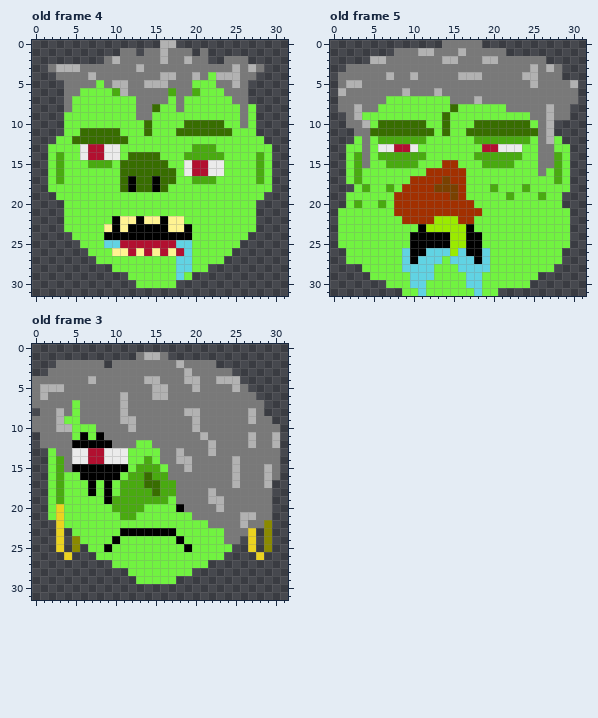
Edited in one commit: pixel-art file (PracticeTower/Assets/Art/Sprites/Worker.ase). The picture above is the old version.
32x32 pixels, 5 frames. Colours within 5 levels of each other are drawn and written as one. Shown: old frame 4, old frame 5, old frame 3.
And afterwards:
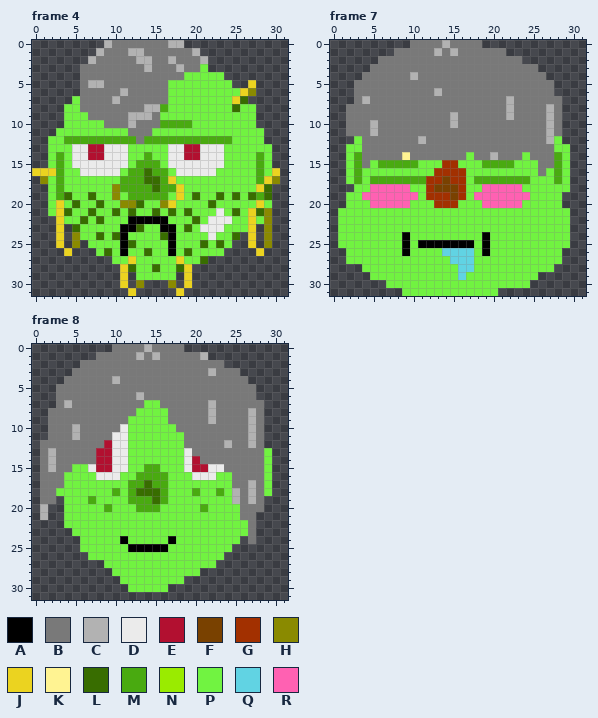
Palette (. is transparent): A #000000  B #797979  C #b2b2b2  D #ebebeb  E #b21030  F #794100  G #a23000  H #8a8a00  J #ebd320  K #fff392  L #386d00  M #49aa10  N #9aeb00  P #71f341  Q #61d3e3  R #ff61b2
A new or re-ordered frame is compared with the old frame closest to it.
The edit:
frames 5 -> 8
Frame 4 is new; against old frame 4:
y 0: x 9..16 .......C -> CBBBBBBB; x 18 . -> C
y 1: x 8..10 ... -> CBB; x 12..13 B. -> CC; x 16 C -> B; x 20..21 .B -> C.
y 2: x 7..8 .. -> CB; x 10 C -> B; x 13..14 BB -> CC; x 16..17 CB -> BC; x 19 C -> B; x 21 B -> C; x 24..26 BBB -> ...
y 3: x 2..5 BCCC -> ....; x 13..14 CB -> BC; x 18 B -> C; x 21..28 BBBBCBCB -> P.......
y 4: x 3..5 BBB -> ...; x 7 C -> B; x 16..17 CC -> BB; x 19..21 BCB -> PPP; x 23..27 CCCBB -> P....
y 5: x 4..5 BB -> ..; x 7..8 BP -> CC; x 10..11 CC -> BB; x 14..19 CCCBBB -> BBBPPP; x 23..27 BBCB. -> PP..J
y 6: x 4..10 BBPPPPM -> ..BBBBB; x 17..20 MBBM -> PPPP; x 24..27 BBB. -> PPJH
y 7: x 4 B -> .; x 6..12 PPPPPPP -> BBBBCBB; x 18 B -> P; x 25..26 BB -> JL
y 8: x 4 B -> P; x 6..12 PPPPPPP -> BBBBBBB; x 14..16 BLP -> CCM; x 18 B -> P; x 25..26 PB -> LP
y 9: x 7..15 PPPPPPBBP -> BBBBBCCCB; x 26 B -> P
y 10: x 9..23 PPPPPLPPPPLLLLL -> BBBCBBBMMMMPPPP; x 26 B -> P
y 11: x 3 . -> P; x 6..10 LLLLL -> PPPPP; x 12..14 PPL -> BBB; x 18..24 LLLLLLL -> PPPPPPP; x 28 . -> P
y 12: x 2 . -> P; x 4..24 PLLLLLLLPPPPPPPPPPPPP -> MMMMMMMMMBMMMMMMMMMMM
y 13: x 5 P -> D; x 11 P -> D; x 17..23 PPPMMMP -> DDEEDDD
y 14: x 5 P -> D; x 11..15 PLLLL -> DPPMP; x 17..23 PPMMMMM -> DDEEDDD
y 15: x 5..18 PPMMMPLLLLLLPP -> DDDDDDDPMMMPDD; x 20..21 EE -> DD
y 16: x 0..2 ..P -> JJJ; x 6..13 PPPPPLLL -> DDDDDPMM; x 15..18 LLLP -> MMPD; x 20..21 EE -> DD; x 23 D -> P; x 30 . -> J
y 17: x 1 . -> H; x 11..13 LAL -> MMM; x 15..17 ALL -> LMJ; x 20..22 MMM -> PPP; x 29..30 P. -> JH
y 18: x 3 P -> M; x 10..18 PLALLALPP -> HMMMMLMMJ; x 28..29 PP -> JL
y 19: x 2..4 .PP -> PML; x 7 P -> L; x 10 P -> H; x 12..16 PPPPP -> MMMMM; x 18 P -> J; x 20 P -> L; x 23 P -> L; x 25 P -> L; x 27..29 PP. -> LML
y 20: x 2..3 .. -> PJ; x 5 P -> L; x 8 P -> L; x 11..13 PPP -> HHL; x 16..17 PP -> HJ; x 22 P -> L; x 28..29 .. -> JP
y 21: x 2..4 ..P -> PJL; x 7 P -> L; x 10 P -> L; x 12 P -> L; x 15 P -> L; x 17 P -> L; x 19 P -> L; x 23 P -> D; x 25 P -> L; x 27..29 P.. -> JLH
y 22: x 3 . -> J; x 6 P -> L; x 8 P -> L; x 10..12 AKK -> PPA; x 14..15 KK -> AA; x 17..18 KK -> PP; x 20 P -> L; x 22..24 PPP -> DDD; x 27..29 P.. -> JPH
y 23: x 3..5 .PP -> J.L; x 9..11 KAK -> PPA; x 13..15 AAA -> LPP; x 17..19 KKA -> APL; x 21..23 PPP -> DDD; x 27 P -> J; x 29 . -> H
y 24: x 3 . -> J; x 5 P -> H; x 8..10 PAA -> LPL; x 12..16 AAAAA -> PPPPL; x 18..19 AA -> PP; x 22 P -> D; x 25..27 PP. -> L.J; x 29 . -> H
y 25: x 3 . -> J; x 5..6 .P -> H.; x 9..19 QQEEEEEEEQQ -> PPALPPPPAPP; x 21 P -> L; x 23 P -> L; x 25 P -> .; x 27 . -> J; x 29 . -> H
y 26: x 4 . -> J; x 7 P -> .; x 9..19 PKKEKEKEKEQ -> LPAPPLPPAPL; x 24 P -> .; x 28 . -> J
y 27: x 8..9 PP -> ..; x 12 P -> J; x 18..19 QQ -> JP; x 21..23 PPP -> L..
y 28: x 10..12 PPP -> .JL; x 15 P -> L; x 18..21 QQPP -> LJ..
y 29: x 11..12 .P -> J.; x 18..19 QP -> .J
y 30: x 11 . -> J; x 13..17 PPPPP -> H...H; x 19 . -> J
y 31: x 12 . -> J; x 18 . -> J
Frame 7 is new; against old frame 5:
y 0: x 10..14 ....B -> BBBBC
y 1: x 11..13 CCB -> BBC; x 15..16 BC -> CB
y 2: x 5..6 CC -> .B; x 14..15 CC -> BB; x 19..20 CC -> BB; x 24..26 BBB -> ...
y 3: x 2..4 BBB -> ...; x 25..28 CBCB -> B...
y 4: x 1..3 BBB -> ...; x 7 C -> B; x 16..18 CCC -> BBB; x 24..25 CC -> BB; x 27..28 BB -> ..
y 5: x 1..3 BCC -> ..B; x 25 C -> B; x 28..30 BBC -> ...
y 6: x 1..2 CB -> ..; x 9 C -> B; x 28..30 BBB -> ...
y 7: x 1..2 BB -> ..; x 4 B -> C; x 7..14 PPPPPPPP -> BBBBBBBB; x 18 C -> B; x 22 B -> C; x 29..30 BB -> ..
y 8: x 1 B -> .; x 3 C -> B; x 6..22 PPPPPPPPPLPPPPPPB -> BBBBBBBBBBBBBBBBC; x 29 B -> .
y 9: x 3..24 CPPPPPPPPPPLPPPPPPPPPP -> BBBBBBBBBBBBCBBBBBBCBB; x 29 B -> .
y 10: x 4..25 CPLLLLLLPPLPPPLLLLLLLP -> BCBBBBBBBBBCBBBBBBBBBB; x 28 . -> B
y 11: x 2 . -> B; x 5..25 LLLLLLLLPLPPLLLLLLLLL -> CBBBBBBBBBBBBBBBBBBBB; x 28 . -> B
y 12: x 5..25 PMMMMMMPPPPPPMMMMMMMP -> BBBBBBCBBBBBBBBBBBBBB
y 13: x 5..25 PDDEEDPPPPPPPPEEDDDPP -> BBBBBBBBBBBBBBBBBBBBB
y 14: x 5..16 PMMMMMMPPPPP -> BBBBKBBBBBBB; x 18..23 MMMMMM -> BBCBBB; x 25 P -> B
y 15: x 6 P -> M
y 16: x 12 G -> P
y 17: x 5..11 PPPPPGG -> MMMMMMM; x 18..24 PPPPPPP -> MMMMMMM
y 18: x 4..11 MPPMPGGG -> PRRRRRPP; x 19..24 PMPPPM -> RRRRRP
y 19: x 4..11 PPPPGGGG -> RRRRRRRP; x 18..24 PPPPMPP -> RRRRRRR; x 26 M -> P
y 20: x 3 M -> P; x 5..12 PMPGGGGG -> RRRRRPPP; x 16..17 GG -> PP; x 19..23 PPPPP -> RRRRR
y 21: x 8..18 GGGGGGGGGGG -> PPPPPPPPPPP
y 22: x 9..17 GGGGNNNGG -> PPPPPPPPP
y 23: x 11..17 ANNNNNA -> PPPPPPP
y 24: x 9..19 PAAAAANNAAP -> APPPPPPPPPA
y 25: x 9..10 PA -> AP; x 15..16 NN -> AA; x 18..19 AP -> PA
y 26: x 9..13 QAAQQ -> APPPP; x 15 N -> Q; x 17..19 AAQ -> QPA
y 27: x 9..13 QAQQQ -> PPPPP; x 18..19 AQ -> PP
y 28: x 9..12 QQQQ -> PPPP; x 18..19 QQ -> PP
y 29: x 10..12 QQQ -> PPP; x 16..18 PQQ -> QPP
y 30: x 10..11 QQ -> PP; x 17..18 QQ -> PP
y 31: x 11 Q -> P; x 18 Q -> P
Frame 8 is new; against old frame 3:
y 0: x 10..18 ......... -> BBBBCBBBB
y 1: x 8..14 .....BC -> BBBBBCB; x 17..21 ..... -> BBBBC
y 2: x 3..5 BBB -> ...; x 9 . -> B; x 18 C -> B; x 23 . -> B
y 3: x 2..4 BBB -> ...; x 19 C -> B; x 22 B -> C; x 25 . -> B
y 4: x 0..3 BBBB -> ....; x 7 C -> B; x 10 B -> C; x 14..15 CC -> BB; x 19..20 CC -> BB; x 23..26 CCC. -> BBBB
y 5: x 0..3 BCCC -> ...B; x 15..16 CC -> BB; x 20 C -> B; x 25 C -> B; x 27 . -> B
y 6: x 0..2 BCB -> ...; x 11 C -> B; x 13 B -> C; x 15..16 CC -> BB
y 7: x 0..2 BBB -> ...; x 4..5 BP -> CB; x 11 C -> B; x 14..15 BB -> PP; x 22 B -> C
y 8: x 1 B -> .; x 3 C -> B; x 5 P -> B; x 11 C -> B; x 13..16 BBBB -> PPPP; x 19..20 CC -> BB; x 22 B -> C
y 9: x 0..1 BB -> ..; x 3..5 CPP -> BBB; x 11..16 CCBBBB -> BPPPPP; x 20 C -> B; x 22 B -> C; x 29 B -> .
y 10: x 0..1 BB -> ..; x 3..7 CCPPP -> BBCBB; x 11..17 BCBBBBB -> DPPPPPP; x 20 C -> B; x 27 B -> C; x 29..30 BB -> ..
y 11: x 1 B -> .; x 5..8 PAPA -> CBBB; x 10..18 BBBBBBBBB -> DDPPPPPPP; x 21 C -> B; x 29..30 BC -> ..
y 12: x 5..12 AAAAABBB -> BBBBEDDP; x 15..18 BBBB -> PPPP; x 22 C -> B; x 24 B -> C; x 29..30 BC -> ..
y 13: x 1..2 .P -> BC; x 5..7 DDE -> BBB; x 9 D -> E; x 16..19 BBCB -> PPPD; x 22 C -> B; x 29..30 BB -> P.
y 14: x 1..3 .PM -> BCB; x 5..7 DDE -> BBB; x 9 D -> E; x 14 M -> P; x 16..20 BBCCB -> PPPDE; x 25 C -> B; x 29..30 BB -> P.
y 15: x 1..3 .PM -> BCB; x 5..11 AAAAAAA -> PPDEEDD; x 13 M -> P; x 17..23 BBCBBBB -> PPDEEDD; x 25 C -> B; x 29..30 CB -> P.
y 16: x 1..3 .PM -> BBB; x 6..10 AAAAA -> PPDDD; x 12 M -> P; x 14 L -> M; x 17..25 BBBBBBBBC -> PPPDDDPPB; x 29..30 CB -> P.
y 17: x 1..3 .PM -> BBB; x 7 A -> P; x 9 A -> P; x 11 M -> P; x 15 L -> M; x 17..25 MBBBBBBBC -> PPPPPPPPB; x 27 B -> C; x 29 C -> P
y 18: x 1..3 .PM -> BBP; x 7 A -> P; x 9..11 APM -> PMP; x 13..14 MM -> LL; x 17..25 MBBBBCBBB -> PPPMPPMPC; x 27 B -> C; x 29 B -> P
y 19: x 1..3 .PM -> BB.; x 7 P -> M; x 9..11 AMM -> PPP; x 15 M -> L; x 18..25 BBBBCCBB -> PPPPPPPC; x 27 B -> C; x 29 B -> .
y 20: x 1..3 .PJ -> C..; x 9..12 PMMM -> MPPP; x 14..15 PP -> MM; x 18..25 ABBBBCBB -> PPPMPPPP; x 29 B -> .
y 21: x 1..3 .PJ -> C..; x 11..12 MM -> PP; x 20..29 BBBBBBCCBB -> PPPPPPBB..
y 22: x 3 J -> .; x 22..26 BBBBC -> PPPPP; x 28..29 BH -> ..
y 23: x 3 J -> .; x 11..17 AAAAAAA -> PPPPPPP; x 24..27 BBBJ -> PPPB; x 29 H -> .
y 24: x 3 J -> .; x 5 H -> .; x 10..11 AP -> PA; x 17..18 PA -> AP; x 24..25 BB -> PP; x 27 J -> B; x 29 H -> .
y 25: x 3 J -> .; x 5..6 H. -> .P; x 9 A -> P; x 12..16 PPPPP -> AAAAA; x 19 A -> P; x 27 J -> .; x 29 H -> .
y 26: x 4 J -> .; x 7 . -> P; x 28 J -> .
y 27: x 9 . -> P; x 22 . -> P
y 28: x 10..11 .. -> PP; x 20 . -> P
y 29: x 11..12 .. -> PP; x 18 . -> P
y 30: x 12..16 ..... -> PPPPP
Pixel boxes of the changes (left, top, right, bottom) in both pictures:
changed: (32, 40, 280, 296)
changed: (338, 40, 578, 296)
changed: (32, 344, 280, 592)
